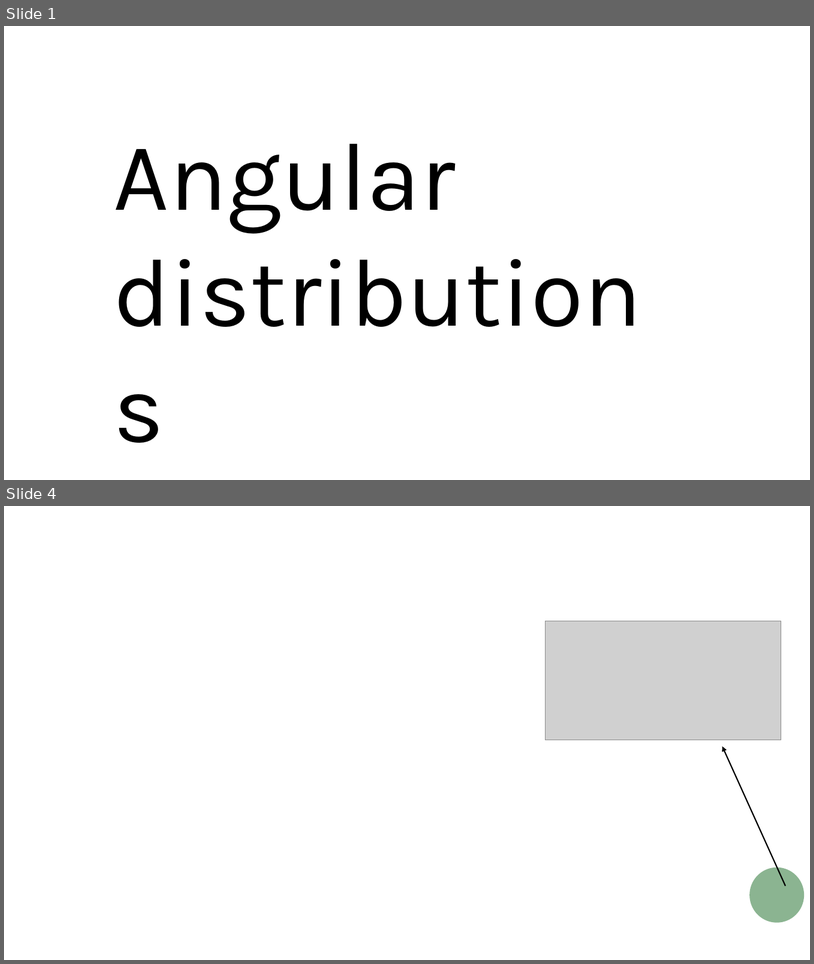
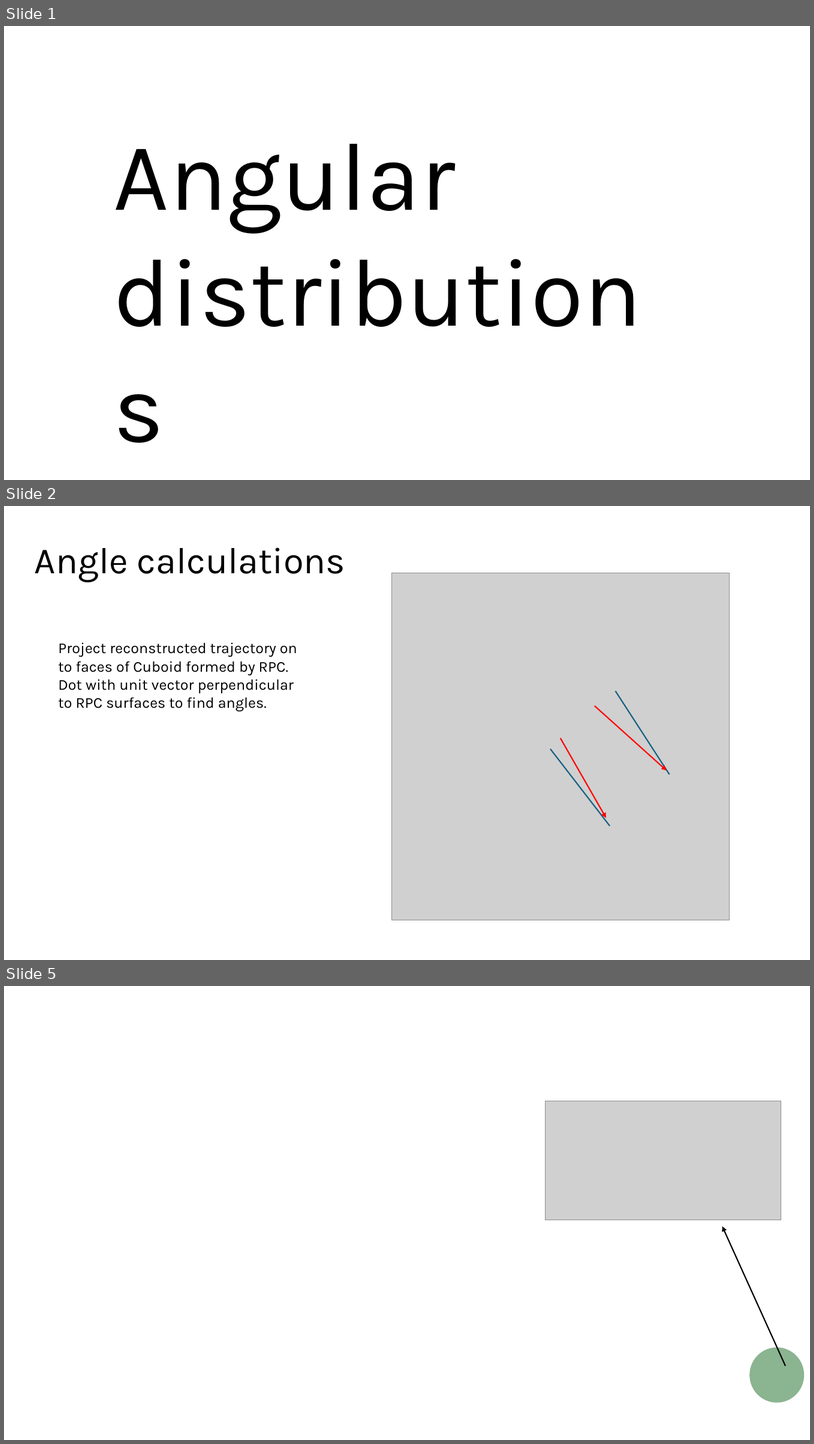
Before and after one commit to PatrickC12/ProAnubisReconstruction, a slide deck: ProAnubis_CERN/Investigations/Pictures.pptx. Shown one above the other, each under a label of ours: slides 1 and 4 before the commit, slides 1, 2 and 5 after it; the slides between them are not shown. The pictures are 814x964 and 814x1444 pixels, drawn with LibreOffice and Linux fonts; fonts in the diff are those of the drawing; grey boxes stand for pictures; background and template pictures are left out. Boxes give left, top, right and bottom in pixels: in the first picture for what was removed or moved away, otherwise in the second. Text is boxed around its words. In the diff, an @@ line names an element or a change of style, - is before the commit and + after.

```diff
--- a/ProAnubis_CERN/Investigations/Pictures.pptx
+++ b/ProAnubis_CERN/Investigations/Pictures.pptx
@@ slide 2 added at [4, 506, 810, 960], background #FFFFFF @@
@@ title added at [35, 547, 346, 582], 44 pt, text #000000 @@
+Angle calculations
@@ picture added at [392, 573, 729, 921] @@
@@ text added at [58, 642, 297, 712], 18 pt, text #000000 @@
+Project reconstructed trajectory on to faces of Cuboid formed by RPC.
+Dot with unit vector perpendicular to RPC surfaces to find angles.
@@ line added from (615, 691) to (670, 775), #156082 1.5 pt @@
@@ arrow added from (595, 706) to (667, 771), #FF0000 1.5 pt @@
@@ arrow added from (561, 738) to (606, 817), #FF0000 1.5 pt @@
@@ line added from (551, 748) to (610, 826), #156082 1.5 pt @@
@@ what was slide 4 is now slide 5 @@
```
Also in this commit, not shown: 1 slide changed, 19 other slides added, 9 other files.
